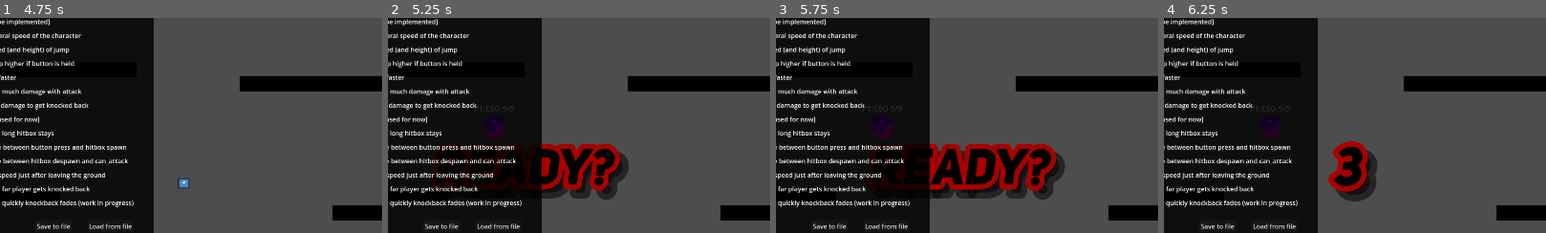
Above: before the commit, frames 1-4 (left to right).
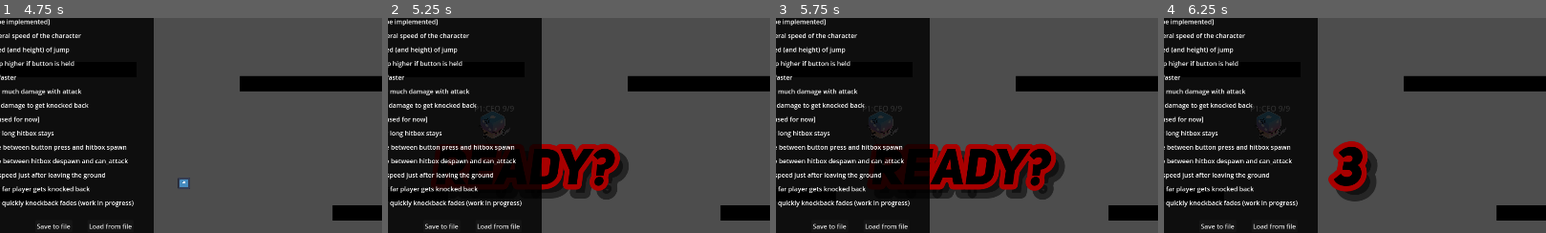
Above: after the commit, the same moments.

Repository: PlaySorbonne/projet-pixel
Game: Godot game, scene res://scenes/Menus/MenuPersistent.tscn
Same seed, same stepped clock (60 frames per second), same inputs: the game is played once before the commit and once after it. The engine's default icon, where the game draws it, is replaced by a stand-in: a white triangle on a blue panel in a dark square.
Inputs:
- Up to frame 1 (4.75 s): click "Start" at 0.5 s; tap Enter (attack) at 1.25 s; hold D (right) 1.28-2 s; hold Enter (attack) 1.28-2 s; tap Space (jump) at 1.52 s; click "Play game" at 2 s; click "Stats Editor" at 2.75 s; click "CEO" at 3.5 s; click "Reset" at 4.25 s
- Up to frame 2 (5.25 s): hold D (right) from 5.03 s (still down); tap Shift (special) at 5.1 s
- Up to frame 3 (5.75 s): keep holding D (right); tap Space (jump) at 5.27 s
- Up to frame 4 (6.25 s): tap Space (jump) at 5.75 s; release D (right) at 5.78 s; hold A (left) from 5.78 s (still down); hold Enter (attack) from 5.78 s (still down)
The pictures show only the part of the screen within x 26-76%, y 14-64%; the shares and areas given below are measured in that part.

Frame 1 is identical in both runs. In frame 2, 0.5% of the frame differs, in the area x 24-32%, y 43-57%; in frame 3, 0.5%; in frame 4, 0.5%.

Commit message:
added temporary character sprites

Diff:
--- a/scenes/Characters/Evolutions/ceo_character.tscn
+++ b/scenes/Characters/Evolutions/ceo_character.tscn
@@ -1,10 +1,19 @@
-[gd_scene load_steps=2 format=3 uid="uid://gxorr7jk1k24"]
+[gd_scene load_steps=4 format=3 uid="uid://gxorr7jk1k24"]
 
 [ext_resource type="PackedScene" uid="uid://ofdotmbw4jkx" path="res://scenes/Characters/Player.tscn" id="1_dytvo"]
+[ext_resource type="Texture2D" uid="uid://ck71giufrydwy" path="res://resources/images/champgrumpf.png" id="2_or0jn"]
+
+[sub_resource type="RectangleShape2D" id="RectangleShape2D_vk8pk"]
+size = Vector2(105, 118)
 
 [node name="CEOCharacter" instance=ExtResource("1_dytvo")]
 attack_damage = 3
 max_hitpoints = 9
 
 [node name="Sprite2D" parent="." index="0"]
-self_modulate = Color(1, 0, 1, 1)
+scale = Vector2(0.356234, 0.356234)
+texture = ExtResource("2_or0jn")
+
+[node name="CollisionShape2D" parent="." index="1"]
+position = Vector2(-7.5, -9)
+shape = SubResource("RectangleShape2D_vk8pk")
--- a/scenes/Characters/Evolutions/crypto_bro_character.tscn
+++ b/scenes/Characters/Evolutions/crypto_bro_character.tscn
@@ -1,7 +1,12 @@
-[gd_scene load_steps=2 format=3 uid="uid://mnxpr1v86nro"]
+[gd_scene load_steps=3 format=3 uid="uid://mnxpr1v86nro"]
 
 [ext_resource type="PackedScene" uid="uid://ofdotmbw4jkx" path="res://scenes/Characters/Player.tscn" id="1_v7wok"]
+[ext_resource type="Texture2D" uid="uid://xsato445ivdm" path="res://resources/images/champnaked.png" id="2_p6fdm"]
 
 [node name="CryptoBroCharacter" instance=ExtResource("1_v7wok")]
 current_evolution = 1
 max_hitpoints = 5
+
+[node name="Sprite2D" parent="." index="0"]
+scale = Vector2(0.191489, 0.191489)
+texture = ExtResource("2_p6fdm")
--- a/scenes/Characters/Evolutions/employee_character.tscn
+++ b/scenes/Characters/Evolutions/employee_character.tscn
@@ -1,6 +1,11 @@
-[gd_scene load_steps=2 format=3 uid="uid://c4soj6q40wgus"]
+[gd_scene load_steps=3 format=3 uid="uid://c4soj6q40wgus"]
 
 [ext_resource type="PackedScene" uid="uid://ofdotmbw4jkx" path="res://scenes/Characters/Player.tscn" id="1_w8fjf"]
+[ext_resource type="Texture2D" uid="uid://bb1tfwbumw1sr" path="res://resources/images/champweird.png" id="2_do4hd"]
 
 [node name="EmployeeCharacter" instance=ExtResource("1_w8fjf")]
 current_evolution = 2
+
+[node name="Sprite2D" parent="." index="0"]
+scale = Vector2(0.195745, 0.195745)
+texture = ExtResource("2_do4hd")
--- a/scenes/Characters/Evolutions/mascot_character.tscn
+++ b/scenes/Characters/Evolutions/mascot_character.tscn
@@ -1,6 +1,11 @@
-[gd_scene load_steps=2 format=3 uid="uid://bt20khpmxutd1"]
+[gd_scene load_steps=3 format=3 uid="uid://bt20khpmxutd1"]
 
 [ext_resource type="PackedScene" uid="uid://ofdotmbw4jkx" path="res://scenes/Characters/Player.tscn" id="1_y7qbi"]
+[ext_resource type="Texture2D" uid="uid://mnn6xqa1sxyd" path="res://resources/images/champslay.png" id="2_h58mr"]
 
 [node name="MascotCharacter" instance=ExtResource("1_y7qbi")]
 current_evolution = 3
+
+[node name="Sprite2D" parent="." index="0"]
+scale = Vector2(0.0487265, 0.0487265)
+texture = ExtResource("2_h58mr")
--- /dev/null
+++ b/scenes/Menus/GameUI/game_hud.tscn
@@ -0,0 +1,14 @@
+[gd_scene load_steps=2 format=3 uid="uid://4cf0hnddgr1l"]
+
+[ext_resource type="Script" path="res://scripts/game_hud.gd" id="1_er2h7"]
+
+[node name="GameHUD" type="CanvasLayer"]
+script = ExtResource("1_er2h7")
+
+[node name="HBox" type="HBoxContainer" parent="."]
+anchors_preset = 15
+anchor_right = 1.0
+anchor_bottom = 1.0
+offset_top = 894.0
+grow_horizontal = 2
+grow_vertical = 2
--- /dev/null
+++ b/scenes/Menus/GameUI/player_portrait.tscn
@@ -0,0 +1,39 @@
+[gd_scene load_steps=3 format=3 uid="uid://b4b8krq7nd1vw"]
+
+[ext_resource type="Script" path="res://scripts/player_portrait.gd" id="1_c3oa0"]
+[ext_resource type="Texture2D" uid="uid://ck71giufrydwy" path="res://resources/images/champgrumpf.png" id="2_o1d5x"]
+
+[node name="PlayerPortrait" type="Control"]
+layout_mode = 3
+anchor_right = 0.077
+anchor_bottom = 0.139
+offset_right = -0.840012
+offset_bottom = -0.12001
+grow_horizontal = 2
+grow_vertical = 2
+script = ExtResource("1_c3oa0")
+
+[node name="TexturePortrait" type="TextureRect" parent="."]
+layout_mode = 0
+offset_right = 69.0
+offset_bottom = 69.0
+texture = ExtResource("2_o1d5x")
+expand_mode = 1
+
+[node name="LabelName" type="Label" parent="."]
+layout_mode = 0
+offset_right = 40.0
+offset_bottom = 23.0
+text = "Player1"
+
+[node name="LabelEvolution" type="Label" parent="."]
+layout_mode = 0
+offset_right = 40.0
+offset_bottom = 23.0
+text = "C.E.O."
+
+[node name="LabelHealth" type="Label" parent="."]
+layout_mode = 0
+offset_right = 40.0
+offset_bottom = 23.0
+text = "9/9"
--- a/scenes/world.tscn
+++ b/scenes/world.tscn
@@ -8,6 +8,7 @@
 [ext_resource type="PackedScene" uid="uid://bpxvlm8njmgom" path="res://scenes/Utilities/FreezeFrame.tscn" id="5_th1ca"]
 [ext_resource type="PackedScene" uid="uid://bb8cmasgxp6l4" path="res://scenes/World/Environment/StaticWall.tscn" id="5_yc1ep"]
 [ext_resource type="PackedScene" uid="uid://dn5yhc4hp0l7h" path="res://scenes/Utilities/CameraUtil.tscn" id="6_vq42y"]
+[ext_resource type="PackedScene" uid="uid://4cf0hnddgr1l" path="res://scenes/Menus/GameUI/game_hud.tscn" id="10_kpnks"]
 [ext_resource type="PackedScene" uid="uid://b8swqp82uj8tl" path="res://scenes/Menus/GameUI/start_game_screen.tscn" id="10_y5qku"]
 
 [node name="World" type="Node2D"]
@@ -107,4 +108,6 @@
 
 [node name="StartGameScreen" parent="." instance=ExtResource("10_y5qku")]
 
+[node name="GameHUD" parent="." instance=ExtResource("10_kpnks")]
+
 [connection signal="game_won" from="ObjectiveBox" to="." method="end_game"]
--- /dev/null
+++ b/scripts/game_hud.gd
@@ -0,0 +1,11 @@
+extends CanvasLayer
+
+const PLAYER_PORTRAIT = preload("res://scenes/Menus/GameUI/player_portrait.tscn")
+
+func _ready():
+	pass
+
+func add_players():
+	for p in GameInfos.players:
+		var portrait : PlayerPortrait = PLAYER_PORTRAIT.instantiate()
+		$HBox.add_child(portrait)
--- /dev/null
+++ b/scripts/player_portrait.gd
@@ -0,0 +1,12 @@
+extends Control
+class_name PlayerPortrait
+
+
+# Called when the node enters the scene tree for the first time.
+func _ready():
+	pass # Replace with function body.
+
+
+# Called every frame. 'delta' is the elapsed time since the previous frame.
+func _process(delta):
+	pass
Binary file added: resources/images/champnaked.png
Not shown, added: resources/images/champnaked.png.import
Binary file added: resources/images/champweird.png
Not shown, added: resources/images/champweird.png.import
Not shown: 1 places in scenes/world.tscn that only renumber resources
